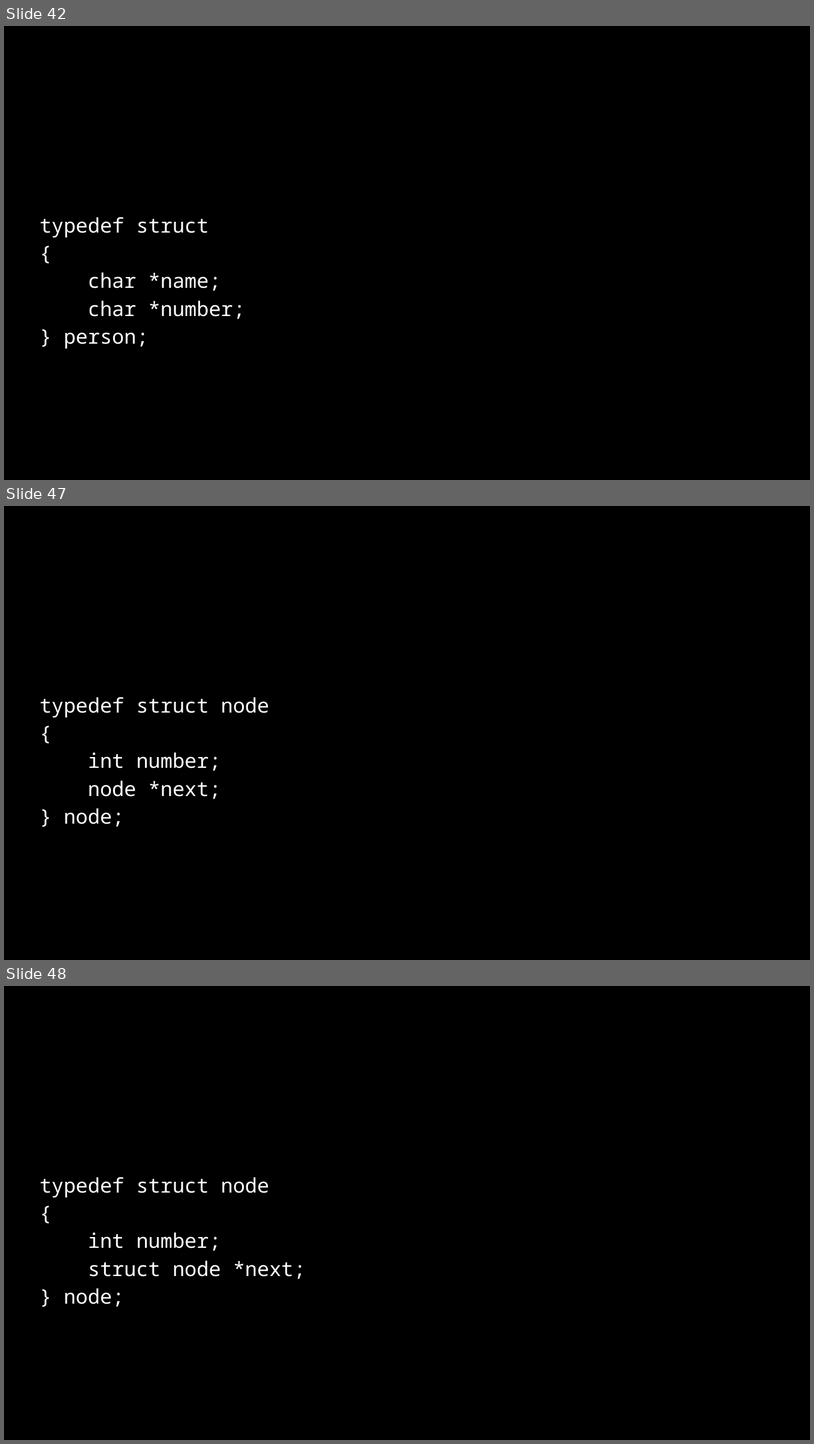
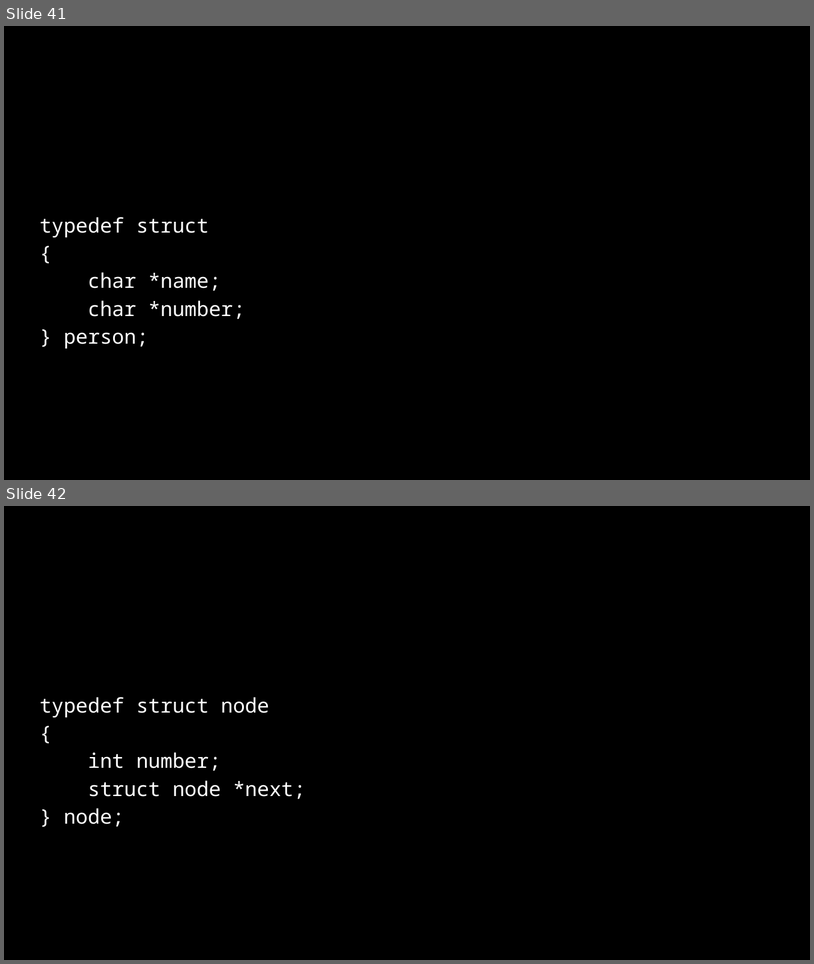
Before and after one commit to SQ4007-2025/website, a slide deck: docs/lectures/slides_6.pptx. Shown one above the other, each under a label of ours: slides 42, 47 and 48 before the commit, slides 41 and 42 after it; the slides between them are not shown. The pictures are 814x1444 and 814x964 pixels, drawn with LibreOffice and Linux fonts; fonts in the diff are those of the drawing. Boxes give left, top, right and bottom in pixels: in the first picture for what was removed or moved away, otherwise in the second. Text is boxed around its words. In the diff, an @@ line names an element or a change of style, - is before the commit and + after.

Commit message:
Update module schedule and related resources, including new lecture links for Data Structures, updated last modified date in sitemap, and enhancements to the lecture slides for week 6.

```diff
--- a/docs/lectures/slides_6.pptx
+++ b/docs/lectures/slides_6.pptx
@@ slide 47 removed at [4,506,810,960], background #000000 @@
@@ text removed at [39,697,270,826] @@
-typedef struct node
-{
-int number;
-node *next;
-} node;
@@ what was slide 42 is now slide 41 @@
@@ what was slide 48 is now slide 42 @@
```
Also in this commit, not shown: 35 slides changed, 3 slides added, 16 other slides removed, 4 other files.
